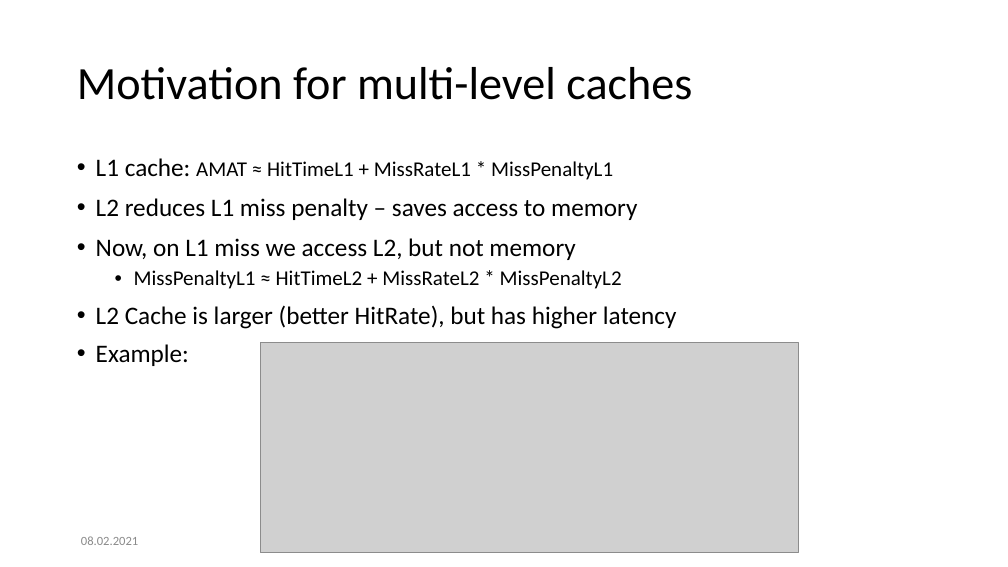
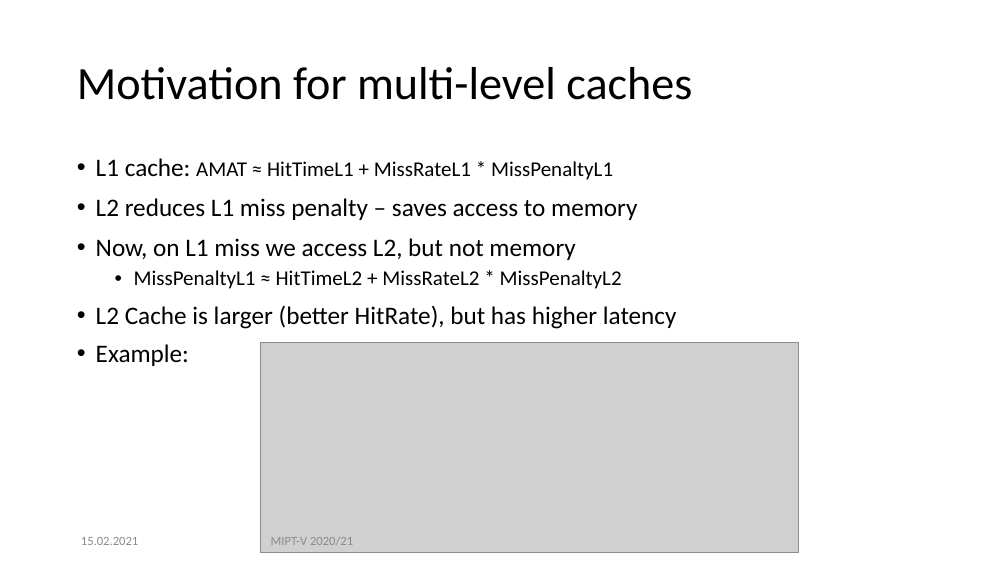
Before and after one commit to MIPT-ILab/ca-lectures, a slide deck: slide 12 of mipt-mips/2020/Lecture 14 - Caches, part 2.pptx. Drawn at 1008x567 pixels with LibreOffice and Linux fonts; fonts in the diff are those of the drawing; grey boxes stand for pictures; background and template pictures are left out. Boxes give left, top, right and bottom in pixels: in the first picture for what was removed or moved away, otherwise in the second. Text is boxed around its words. In the diff, an @@ line names an element or a change of style, - is before the commit and + after.

Commit message:
Add foils for Y20-21 L15
Caches, part 3

```diff
--- a/mipt-mips/2020/Lecture 14 - Caches, part 2.pptx
+++ b/mipt-mips/2020/Lecture 14 - Caches, part 2.pptx
@@ text at (81, 537, 138, 545): text changed @@
-08.02.2021
+15.02.2021
@@ text added at (271, 537, 353, 545), 12 pt, text #8C8C8C @@
+MIPT-V 2020/21
```
Also in this commit, not shown: 18 other slides changed, 1 other file.
